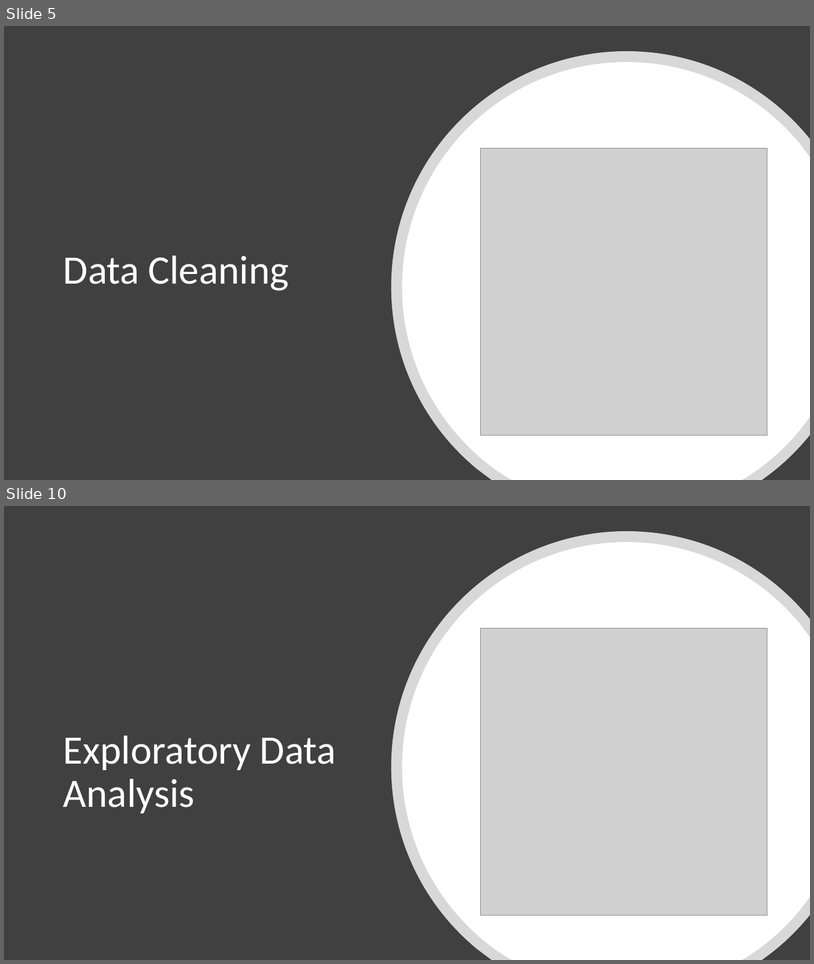
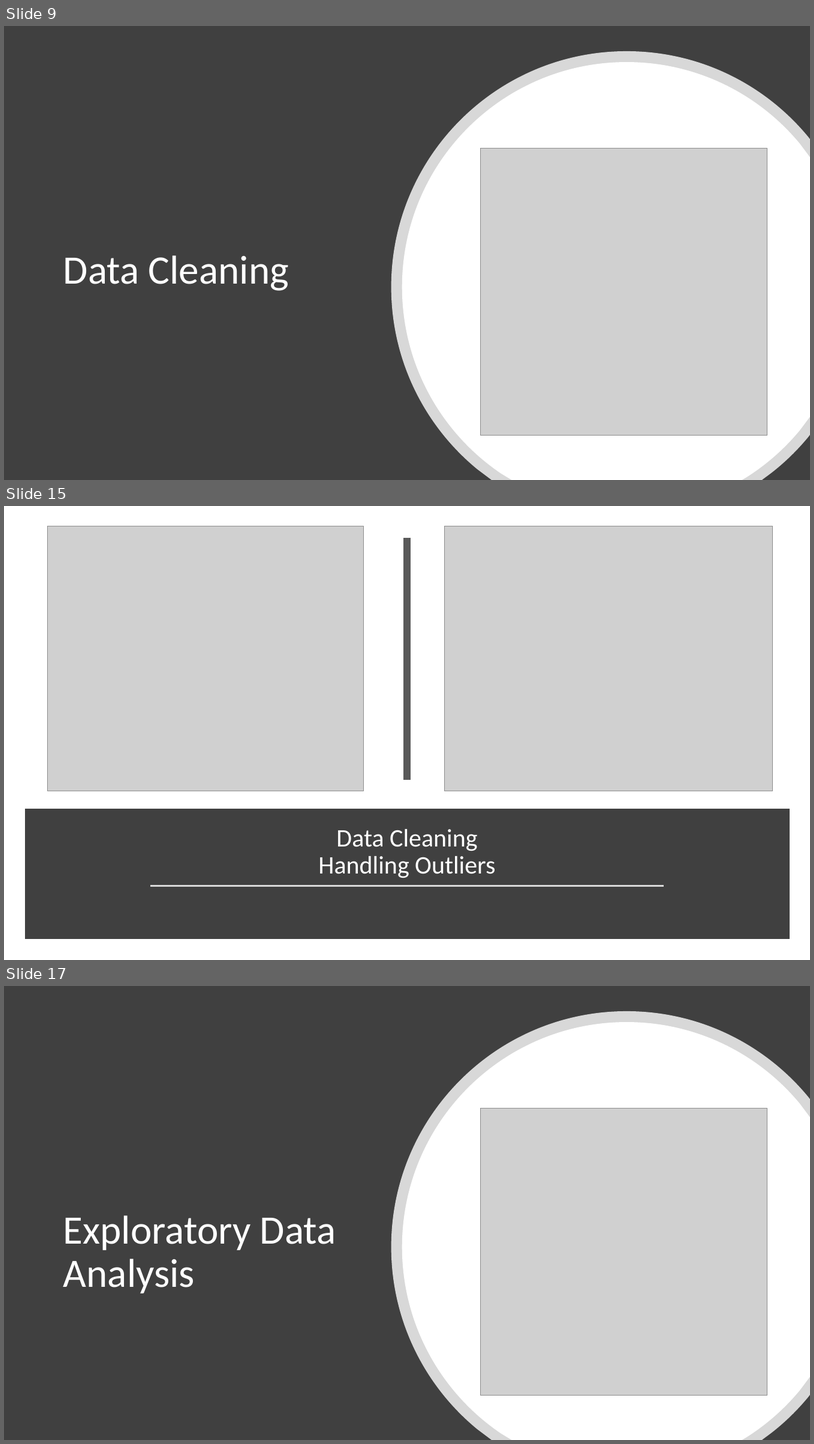
Before and after one commit to Moaaz-Mahmoud/Third-Year-Electrical-Testing-3A, a slide deck: projects-for-the-practical-exam/house-pricing/presentation.pptx. Shown one above the other, each under a label of ours: slides 5 and 10 before the commit, slides 9, 15 and 17 after it; the slides between them are not shown. The pictures are 814x964 and 814x1444 pixels, drawn with LibreOffice and Linux fonts; fonts in the diff are those of the drawing; grey boxes stand for pictures. Boxes give left, top, right and bottom in pixels: in the first picture for what was removed or moved away, otherwise in the second. Text is boxed around its words. In the diff, an @@ line names an element or a change of style, - is before the commit and + after.

```diff
--- a/projects-for-the-practical-exam/house-pricing/presentation.pptx
+++ b/projects-for-the-practical-exam/house-pricing/presentation.pptx
@@ slide 15 added at box(4, 506, 810, 960), background #FFFFFF @@
@@ picture added at box(48, 526, 363, 791) @@
@@ line added from (408, 537) to (408, 780), #595959 8 pt @@
@@ picture added at box(444, 526, 773, 791) @@
@@ rectangle added at box(29, 813, 786, 935), fill #404040, outline #404040 10 pt @@
@@ title added at box(318, 829, 495, 877), 30 pt, text #FFFFFF @@
+Data Cleaning
+Handling Outliers
@@ line added from (150, 886) to (665, 886), #D9D9D9 1.75 pt @@
@@ what was slide 5 is now slide 9 @@
@@ what was slide 10 is now slide 17 @@
```
Also in this commit, not shown: 6 slides changed, 9 other slides added, 2 slides removed, 32 other files.
